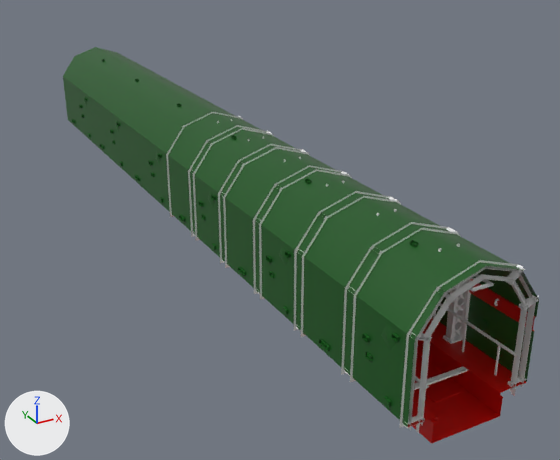
What one commit did to the COLLADA model art/media/buildings/corridors/industrialCorridor.dae.
Both versions are drawn from a 50 mm camera at (-9.2, -10.2, 9.7) aimed at (2.2, 10.6, -0.7). The lights are fixed; the arrows at lower left show +X, +Y and +Z. Objects named as collision shapes, trigger or cutter boxes, shadow casters or lower levels of detail are left out. Where no turn or scale is listed for an object, it has been applied to the vertices.

The first picture shows 'Cube.021', 'corridor'.
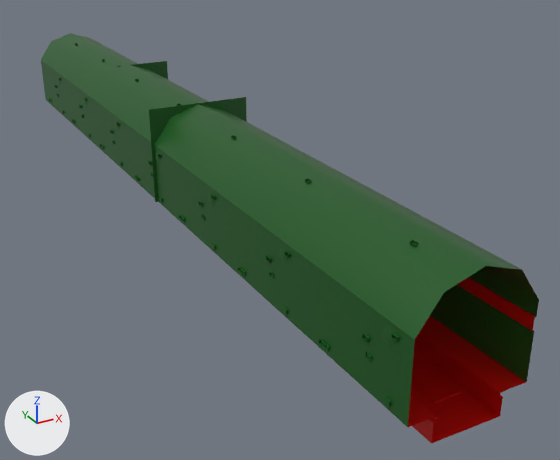
The newer file is also turned or shifted as a whole; pictures and numbers use the older file's frame.

Boxes (x1, y1, x2, y2) around the edits, measured in the pictures (560 x 460 px):
'corridor', reshaped: before (63, 47, 539, 444); after (41, 33, 539, 444)
'Cube.021', deleted: before (166, 112, 538, 433)
'Plane', added (green): after (118, 61, 247, 202)
part 1 of me_corridor, added (green): after (41, 33, 115, 120)
part 2 of me_corridor, built on: before (320, 343, 330, 351); after (123, 97, 359, 351)

What the commit changed:
me_corridor is used by ob_corridor; location (0.0, 0.0, 0.0).
me_corridor had 838 vertices, 1140 faces and spanned x -1.6..1.6, y -1.0..23.0, z -0.1..3.5.
me_corridor now has 1071 vertices, 1330 faces and spans x -1.6..1.6, y -1.0..27.0, z -0.1..3.5.
me_corridor part 1: a new loose piece of 49 vertices spanning x -1.5..1.5, y 23.0..27.0, z -0.1..3.5.
me_corridor part 2: 6 vertices moved within x -1.5..1.5, y 1.4..1.7, z 0.7..2.3; 48 vertices added at x -1.5..1.5, y 3.0..11.0, z -0.1..3.2.
Mesh me_plane is new.
It has 126 vertices, 168 faces and spans x -1.6..1.7, y -0.14..7.0, z -0.5..2.52.
Faces by material slot: [102, 66].
It uses material mat_walls (dark green #145619).
It uses material mat_floor (red #d10900).
Object 'Cube.021' (ob_cube_021) is deleted.
Object 'Plane' (ob_plane) is new; it shows me_plane.
Its location is (0.0, 12.0, 1.0).
